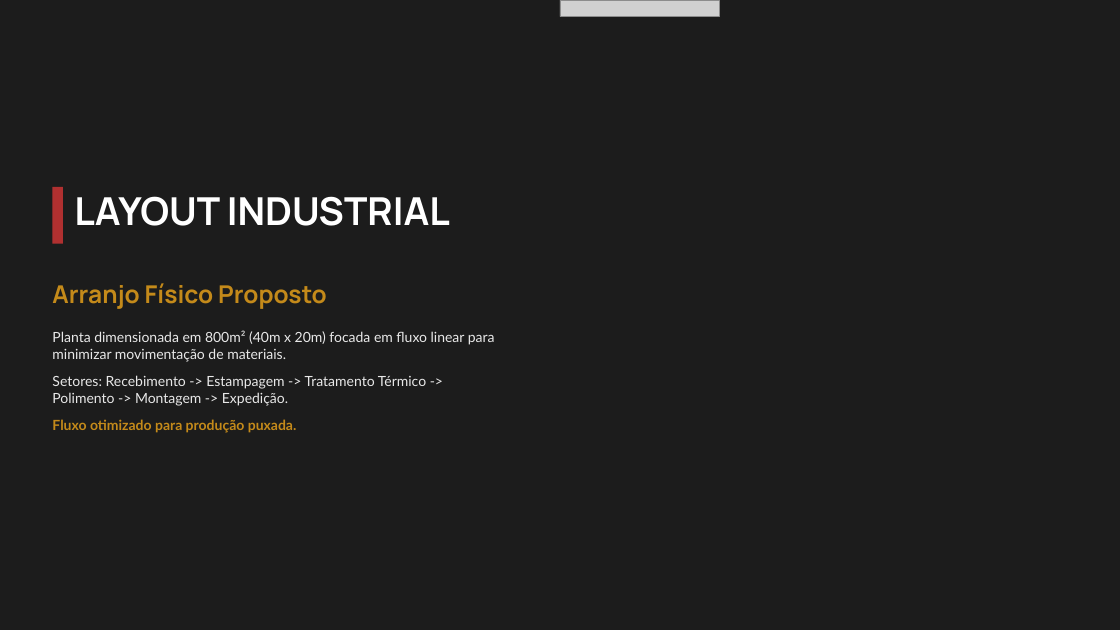
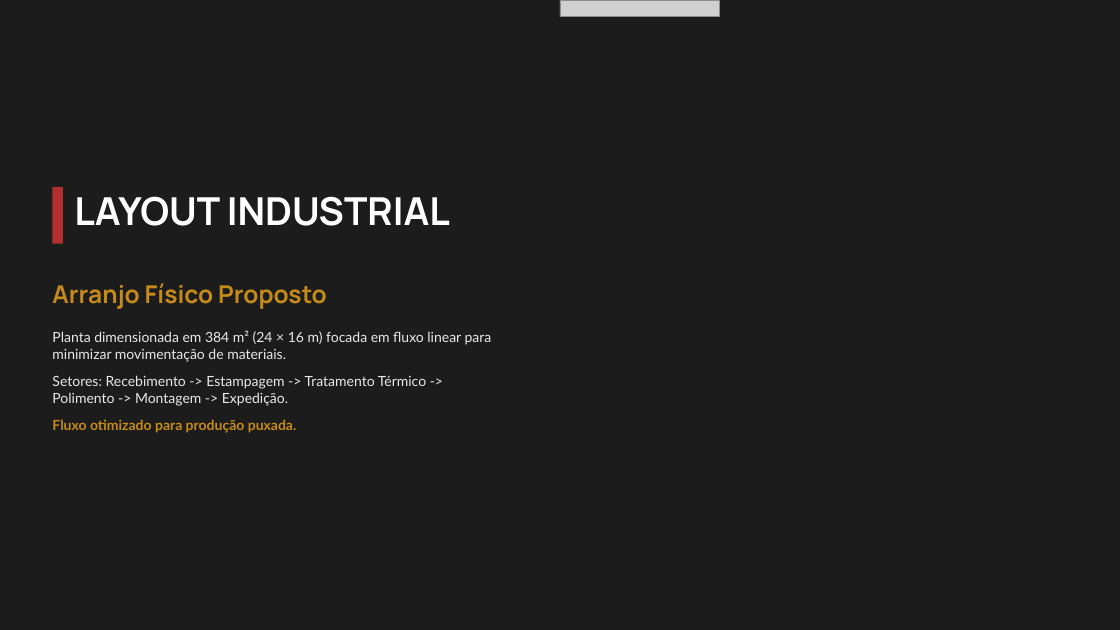
Before and after one commit to eidryan/arranjo, a slide deck: slide 26 of 01_apresentacao/apresentacao_final.pptx. Drawn at 1120x630 pixels with LibreOffice and Linux fonts; fonts in the diff are those of the drawing; grey boxes stand for pictures; background and template pictures are left out. Boxes give left, top, right and bottom in pixels: in the first picture for what was removed or moved away, otherwise in the second. Text is boxed around its words. In the diff, an @@ line names an element or a change of style, - is before the commit and + after.

```diff
--- a/01_apresentacao/apresentacao_final.pptx
+++ b/01_apresentacao/apresentacao_final.pptx
@@ text at [52, 330, 492, 362]: text changed @@
-Planta dimensionada em 800m² (40m x 20m) focada em fluxo linear para minimizar movimentação de materiais.
+Planta dimensionada em 384 m² (24 × 16 m) focada em fluxo linear para minimizar movimentação de materiais.
```
Also in this commit, not shown: 9 other slides changed, 1 other file.
